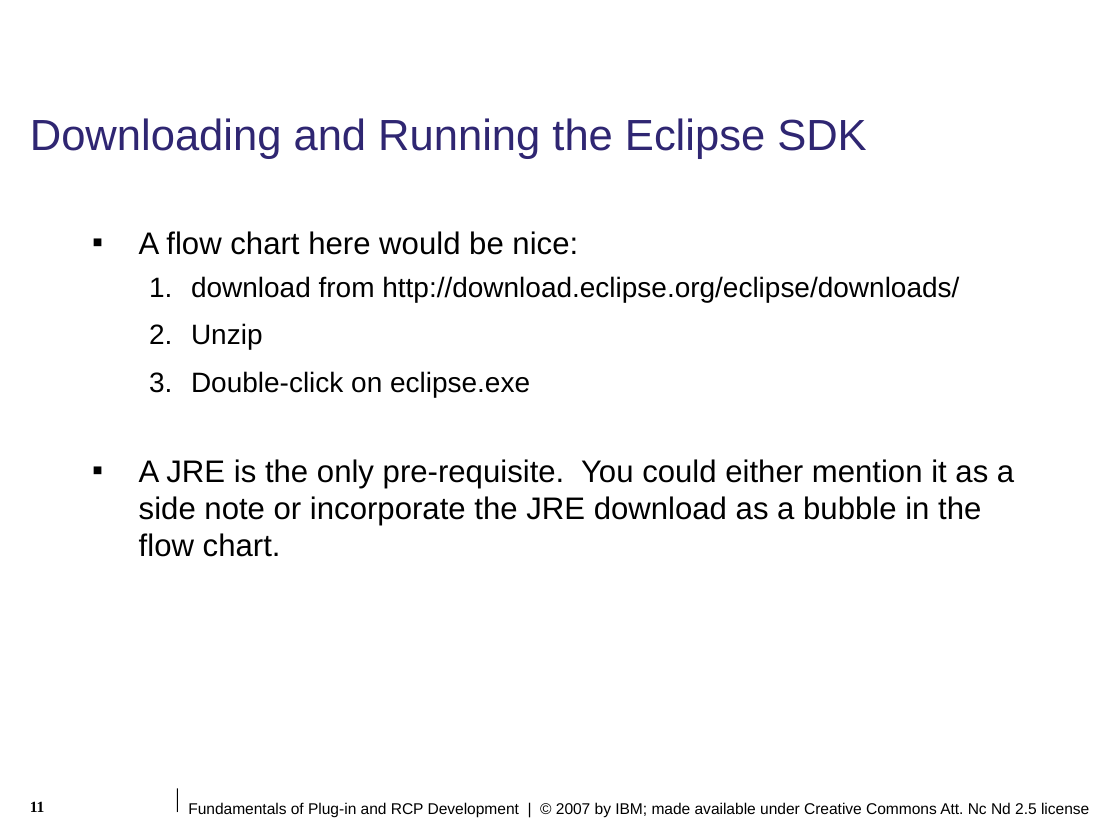
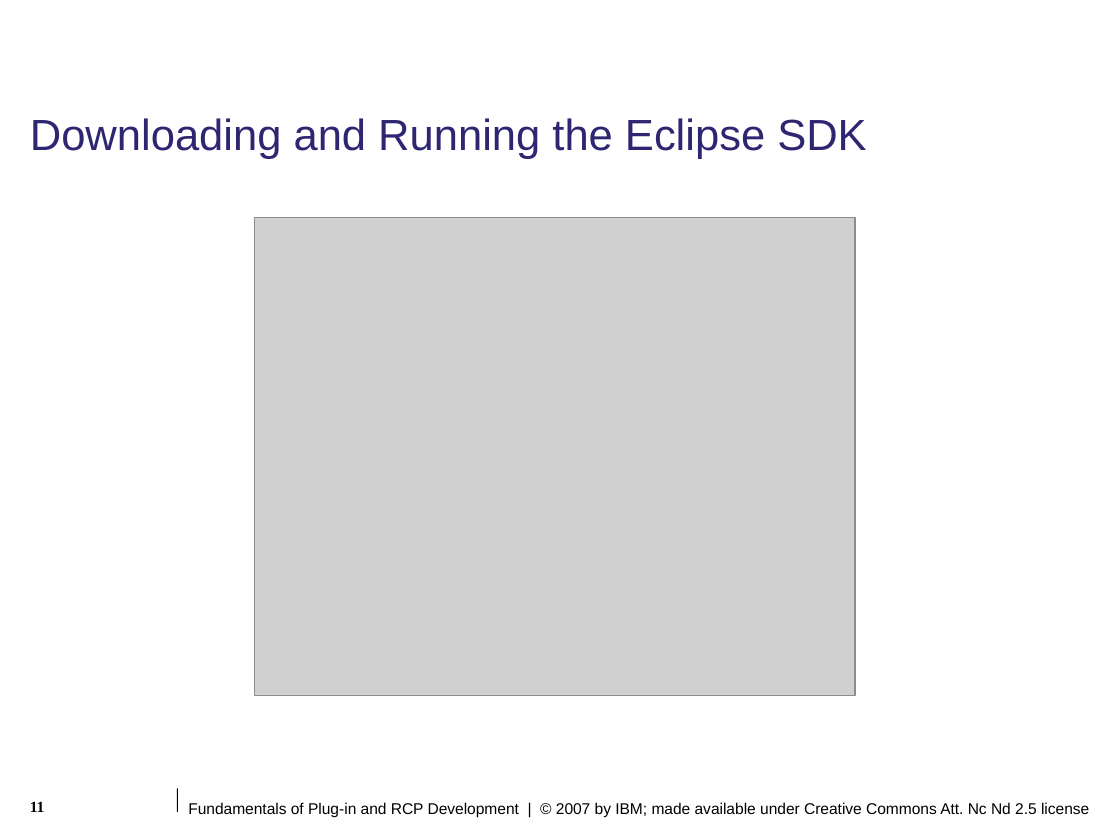
Before and after one commit to lukangping/eclipse.pde.incubator, a slide deck: slide 11 of presentations/eclipse-con/2007/slides/Fundamentals_of_Plugin_and_RCP_Development.ppt. Drawn at 1120x840 pixels with LibreOffice and Linux fonts; fonts in the diff are those of the drawing; grey boxes stand for pictures; background and template pictures are left out. Boxes give left, top, right and bottom in pixels: in the first picture for what was removed or moved away, otherwise in the second. Text is boxed around its words. In the diff, an @@ line names an element or a change of style, - is before the commit and + after.

Commit message:
Add images:  2007-02-15 19-38

```diff
--- a/presentations/eclipse-con/2007/slides/Fundamentals_of_Plugin_and_RCP_Development.ppt
+++ b/presentations/eclipse-con/2007/slides/Fundamentals_of_Plugin_and_RCP_Development.ppt
@@ text removed at [139,231,1014,557] @@
-▪ A flow chart here would be nice:
-  1. download from http://download.eclipse.org/eclipse/downloads/
-  2. Unzip
-  3. Double-click on eclipse.exe
-▪ A JRE is the only pre-requisite. You could either mention it as a side note or incorporate the JRE download as a bubble in the flow chart.
@@ picture added at [255,217,856,696] @@
```
Also in this commit, not shown: 6 other slides changed, 2 slides added, 1 slide removed.
